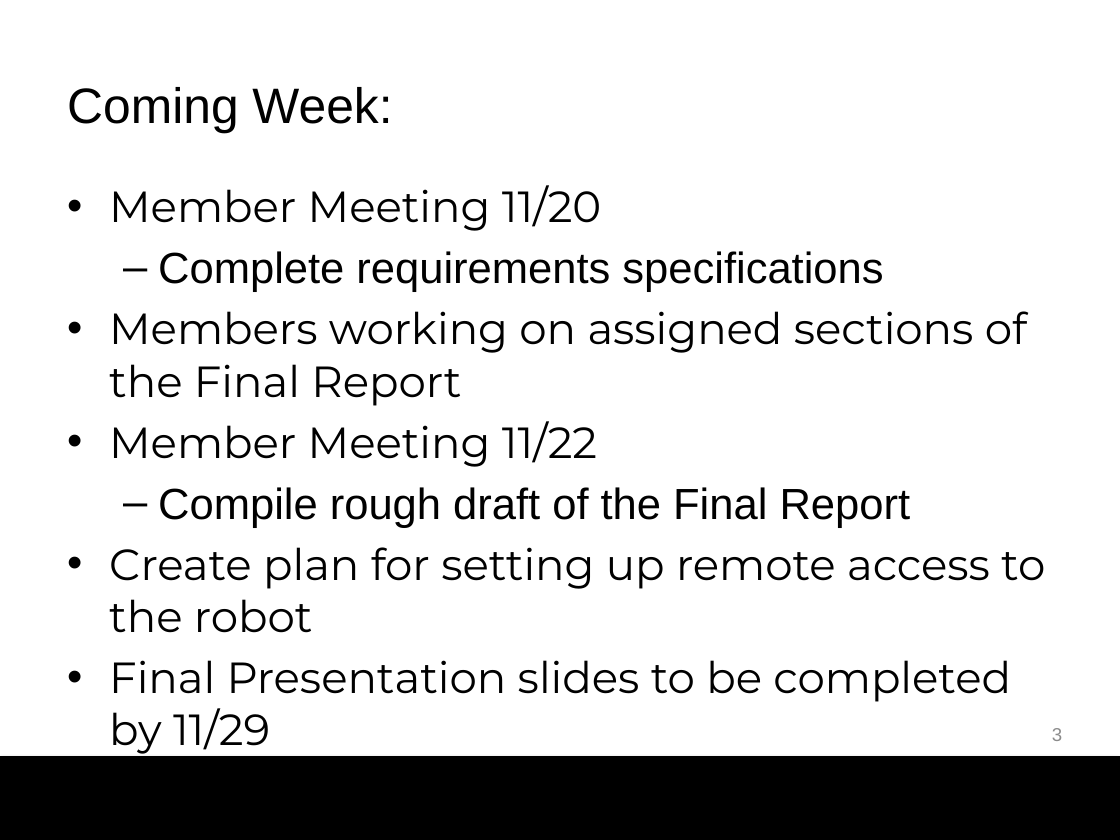
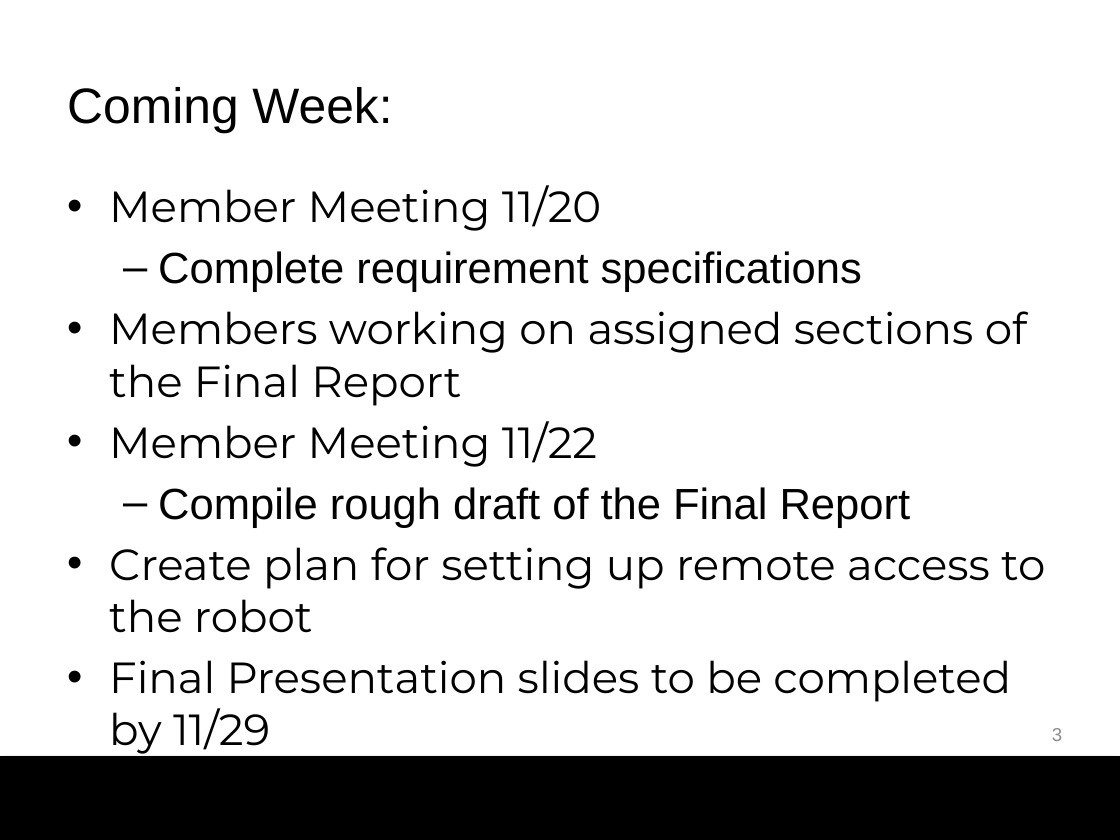
Before and after one commit to bg719/UCCS-Social-Robotics, a slide deck: slide 3 of docs/WeeklyUpdates/WeeklyUpdate_Nov16-20.pptx. Drawn at 1120x840 pixels with LibreOffice and Linux fonts; fonts in the diff are those of the drawing; background and template pictures are left out. Boxes give left, top, right and bottom in pixels: in the first picture for what was removed or moved away, otherwise in the second. Text is boxed around its words. In the diff, an @@ line names an element or a change of style, - is before the commit and + after.

```diff
--- a/docs/WeeklyUpdates/WeeklyUpdate_Nov16-20.pptx
+++ b/docs/WeeklyUpdates/WeeklyUpdate_Nov16-20.pptx
@@ text at (x1=158, y1=251, x2=862, y2=292): text changed @@
-  – Complete requirements specifications
+  – Complete requirement specifications
```
Also in this commit, not shown: 2 other slides changed.
